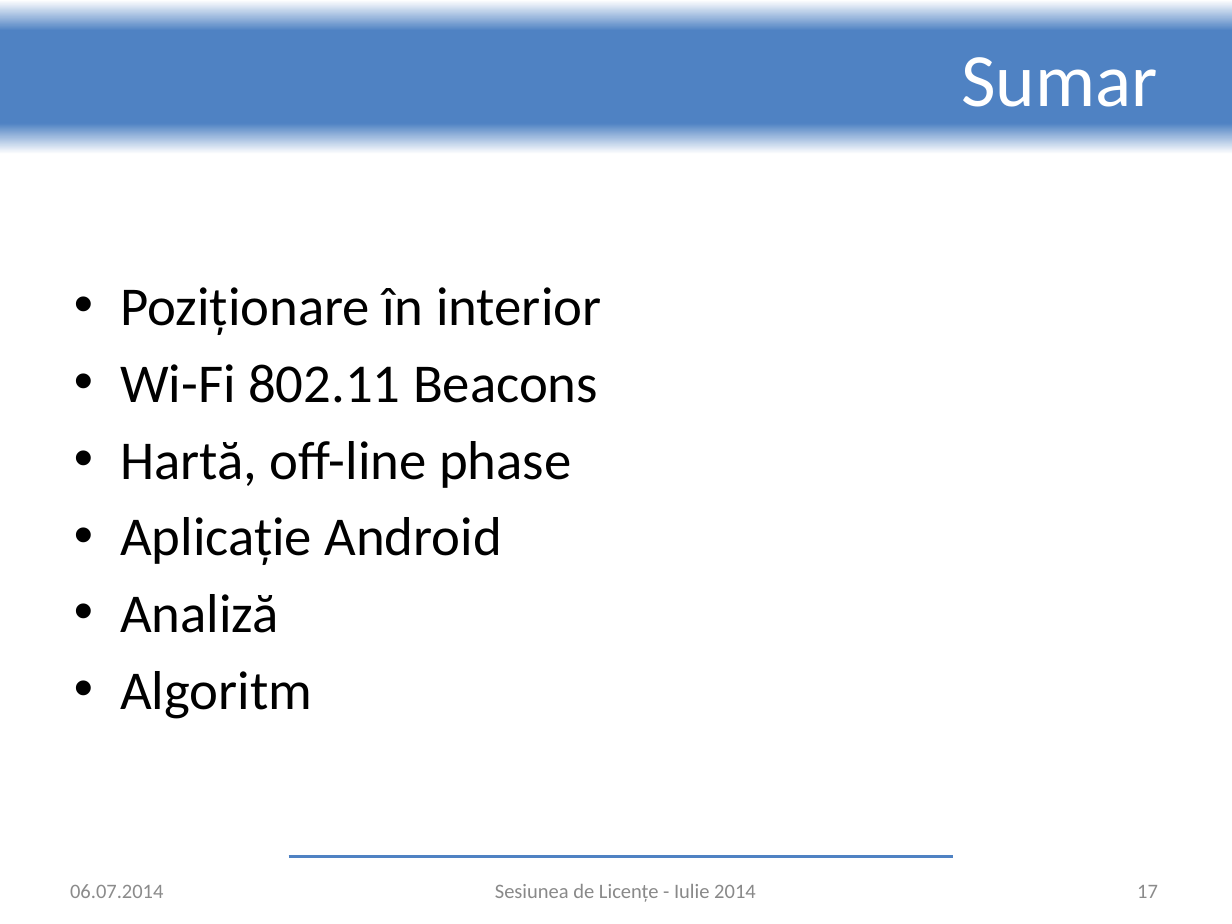
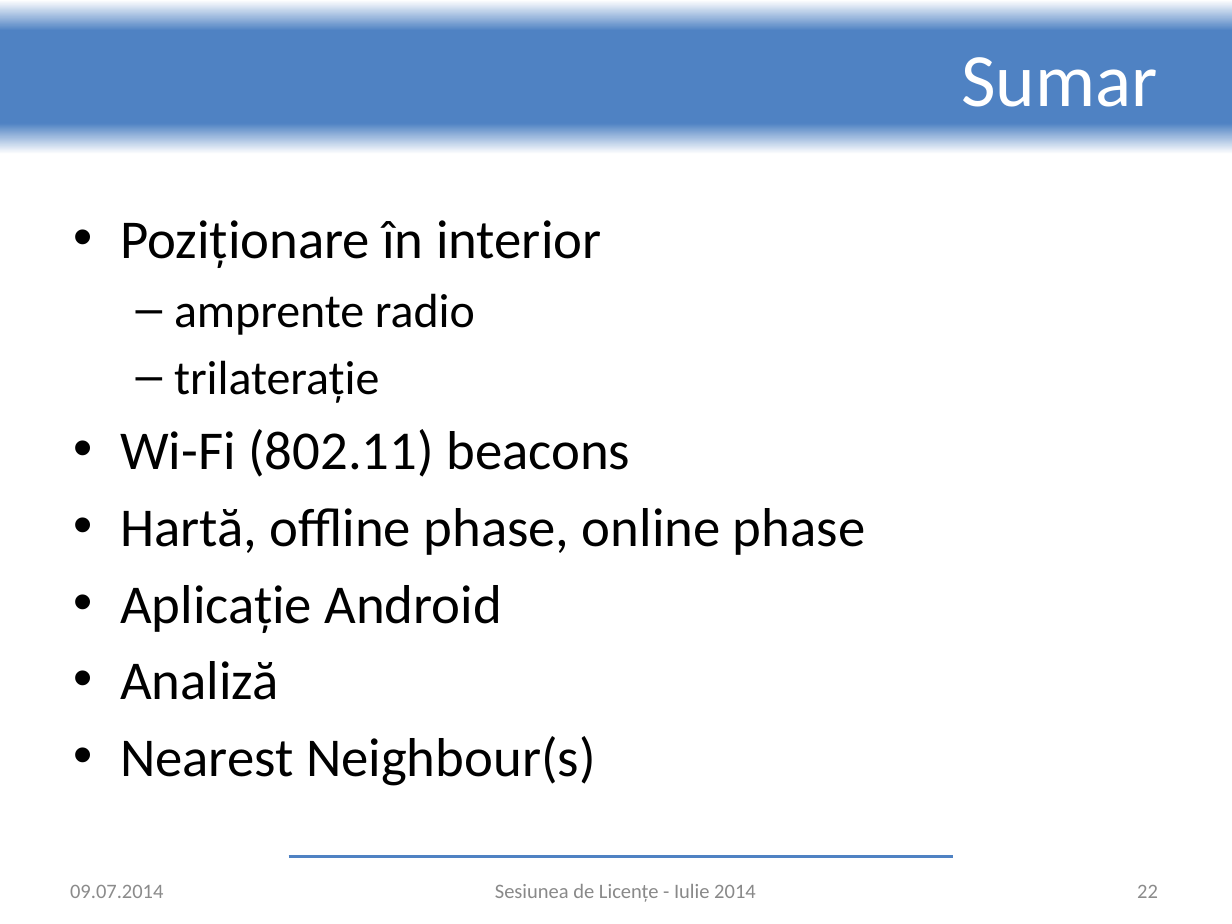
Before and after one commit to adrian-nicolau/radar, a slide deck: slide 22 of presentation.pptx (slide 17 before the commit). Drawn at 1232x924 pixels with LibreOffice and Linux fonts; fonts in the diff are those of the drawing; background and template pictures are left out. Boxes give left, top, right and bottom in pixels: in the first picture for what was removed or moved away, otherwise in the second. Text is boxed around its words. In the diff, an @@ line names an element or a change of style, - is before the commit and + after.

```diff
--- a/presentation.pptx
+++ b/presentation.pptx
@@ text at [120,293,865,555]: text changed @@
-• Wi-Fi 802.11 Beacons
-• Hartă, off-line phase
+  – amprente radio
+  – trilaterație
+• Wi-Fi (802.11) beacons
+• Hartă, offline phase, online phase
@@ text at [120,736,596,786]: text changed @@
-• Algoritm
+• Nearest Neighbour(s)
@@ text at [70,885,163,898]: text changed @@
-06.07.2014
+09.07.2014
@@ page number at [1137,885,1158,898]: text changed @@
-17
+22
```
Also in this commit, not shown: 15 other slides changed, 5 slides added.
